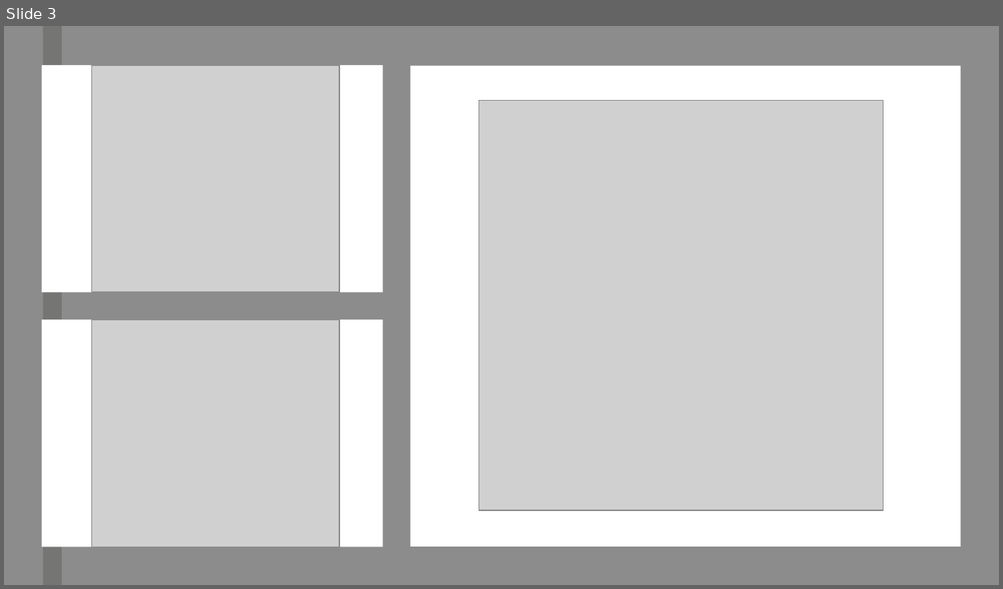
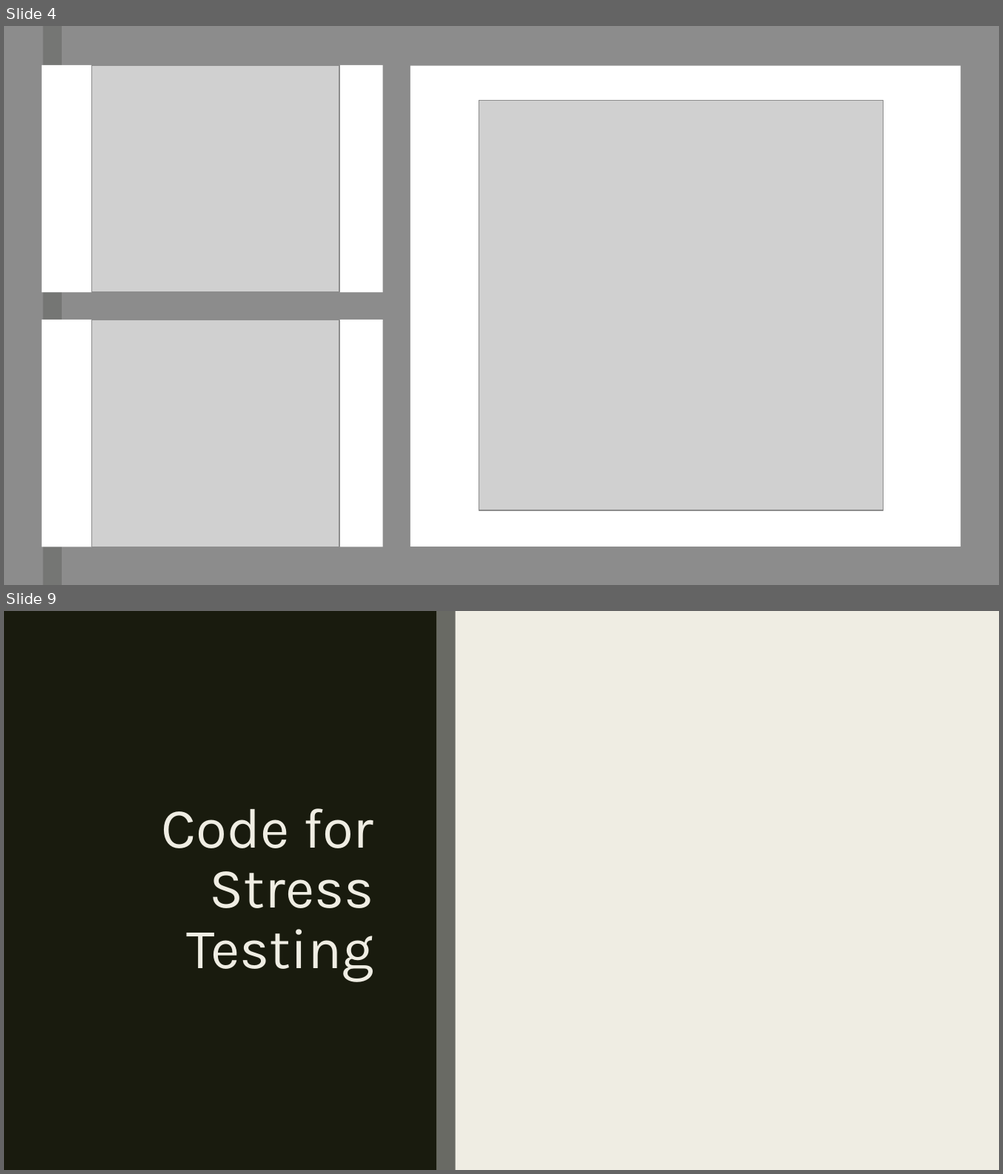
Before and after one commit to 7UsmanS/Java-TetrisTest-master, a slide deck: Java-TetrisTest-master/documentation/Presentation - Group.pptx. Shown one above the other, each under a label of ours: slide 3 before the commit, slides 4 and 9 after it; the slides between them are not shown. The pictures are 1003x589 and 1003x1174 pixels, drawn with LibreOffice and Linux fonts; fonts in the diff are those of the drawing; grey boxes stand for pictures. Boxes give left, top, right and bottom in pixels: in the first picture for what was removed or moved away, otherwise in the second. Text is boxed around its words. In the diff, an @@ line names an element or a change of style, - is before the commit and + after.

```diff
--- a/Java-TetrisTest-master/documentation/Presentation - Group.pptx
+++ b/Java-TetrisTest-master/documentation/Presentation - Group.pptx
@@ slide 9 added at [4,611,999,1170], background #EFEDE3 @@
@@ rectangle added at [4,611,437,1170], fill #191B0E @@
@@ rectangle added at [42,611,62,1170], fill #191B0E @@
@@ rectangle added at [437,611,455,1170], fill #696A64 @@
@@ title added at [162,809,374,982], 41 pt, text #EFEDE3 @@
+Code for Stress Testing
@@ what was slide 3 is now slide 4 @@
```
Also in this commit, not shown: 2 slides changed, 6 other slides added, 2 slides removed.
